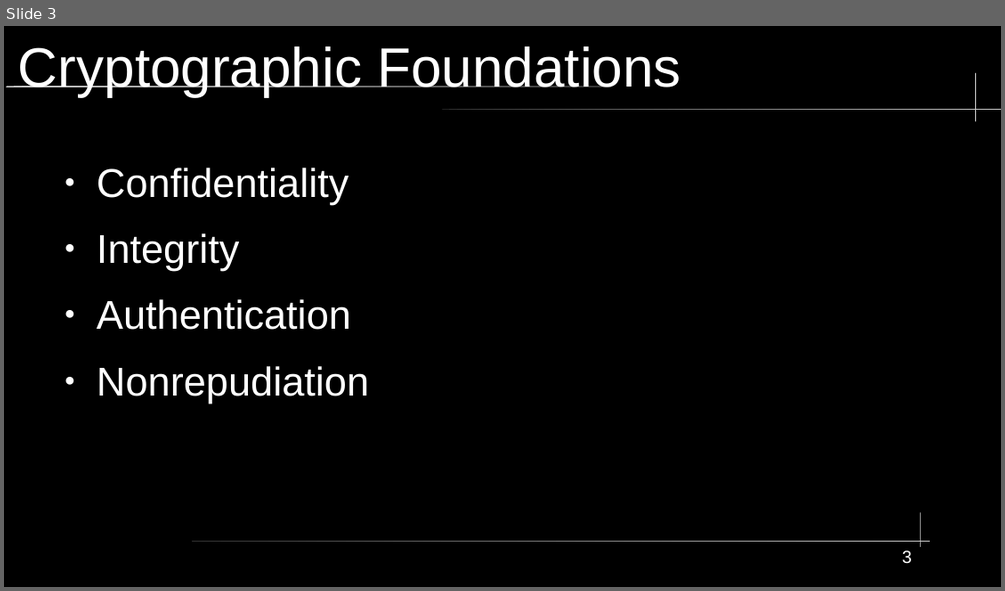
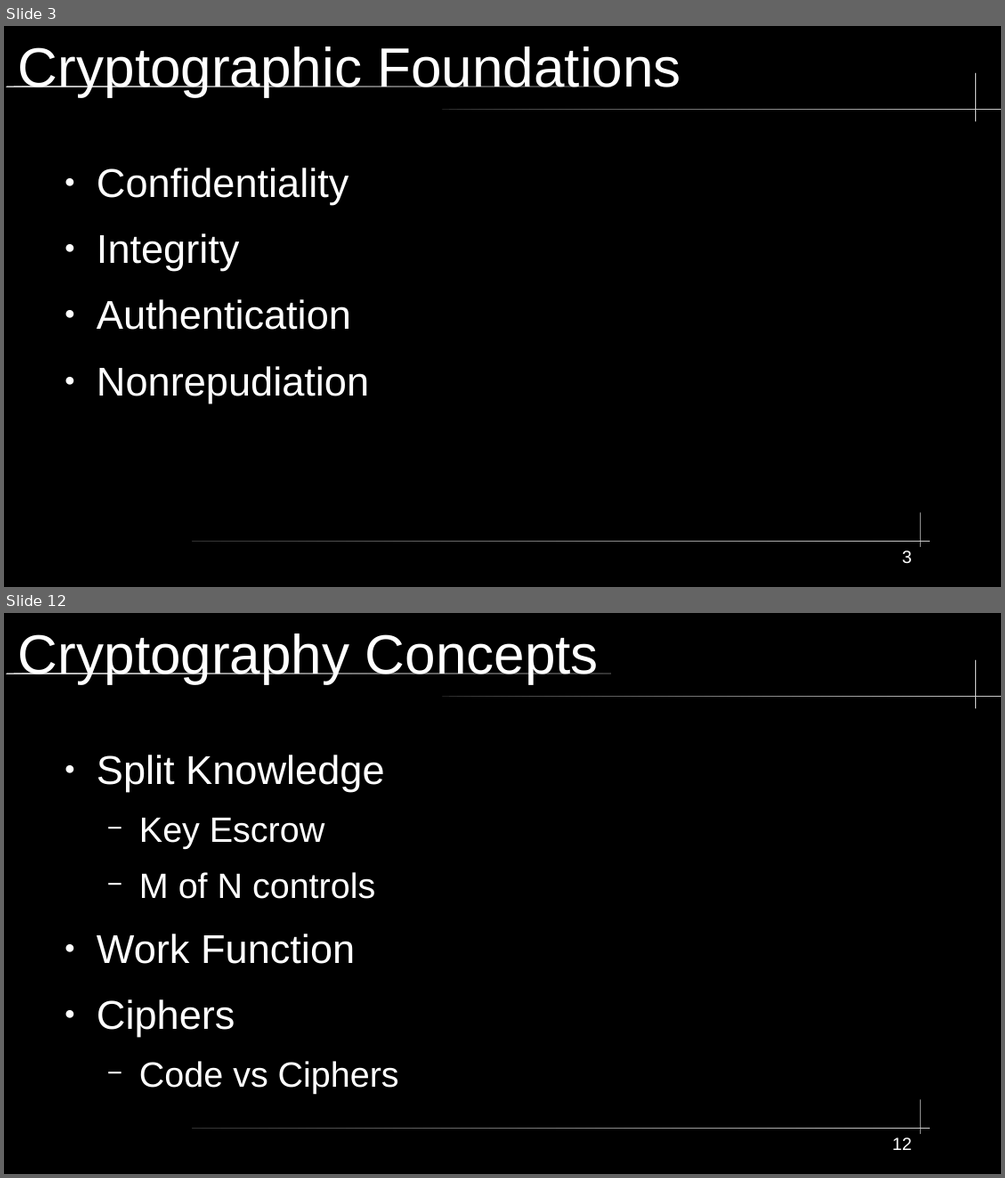
Before and after one commit to City-Colleges-of-Chicago-Cybersecurity/COMPSFI-214, a slide deck: 2026/Spring/powerpoints/Chapter-06-Cryptography-and-Symmetric-Key-Algorithms.odp. Shown one above the other, each under a label of ours: slide 3 before the commit, slides 3 and 12 after it; the slides between them are not shown. The pictures are 1005x591 and 1005x1178 pixels, drawn with LibreOffice and Linux fonts; fonts in the diff are those of the drawing. Boxes give left, top, right and bottom in pixels: in the first picture for what was removed or moved away, otherwise in the second. Text is boxed around its words. In the diff, an @@ line names an element or a change of style, - is before the commit and + after.

```diff
--- a/2026/Spring/powerpoints/Chapter-06-Cryptography-and-Symmetric-Key-Algorithms.odp
+++ b/2026/Spring/powerpoints/Chapter-06-Cryptography-and-Symmetric-Key-Algorithms.odp
@@ slide 12 added at bbox=[4, 613, 1001, 1174], background #000000; not listed: 5 template elements that a slide beside it also shows @@
@@ title added at bbox=[18, 633, 599, 684], 44 pt, text #FFFFFF @@
+Cryptography Concepts
@@ text added at bbox=[97, 755, 399, 1094], 28 pt, text #FFFFFF @@
+● Split Knowledge
+  − Key Escrow
+  − M of N controls
+● Work Function
+● Ciphers
+  − Code vs Ciphers
@@ page number added at bbox=[892, 1137, 912, 1150], 14 pt, text #FFFFFF @@
+12
```
Also in this commit, not shown: 8 other slides added.
